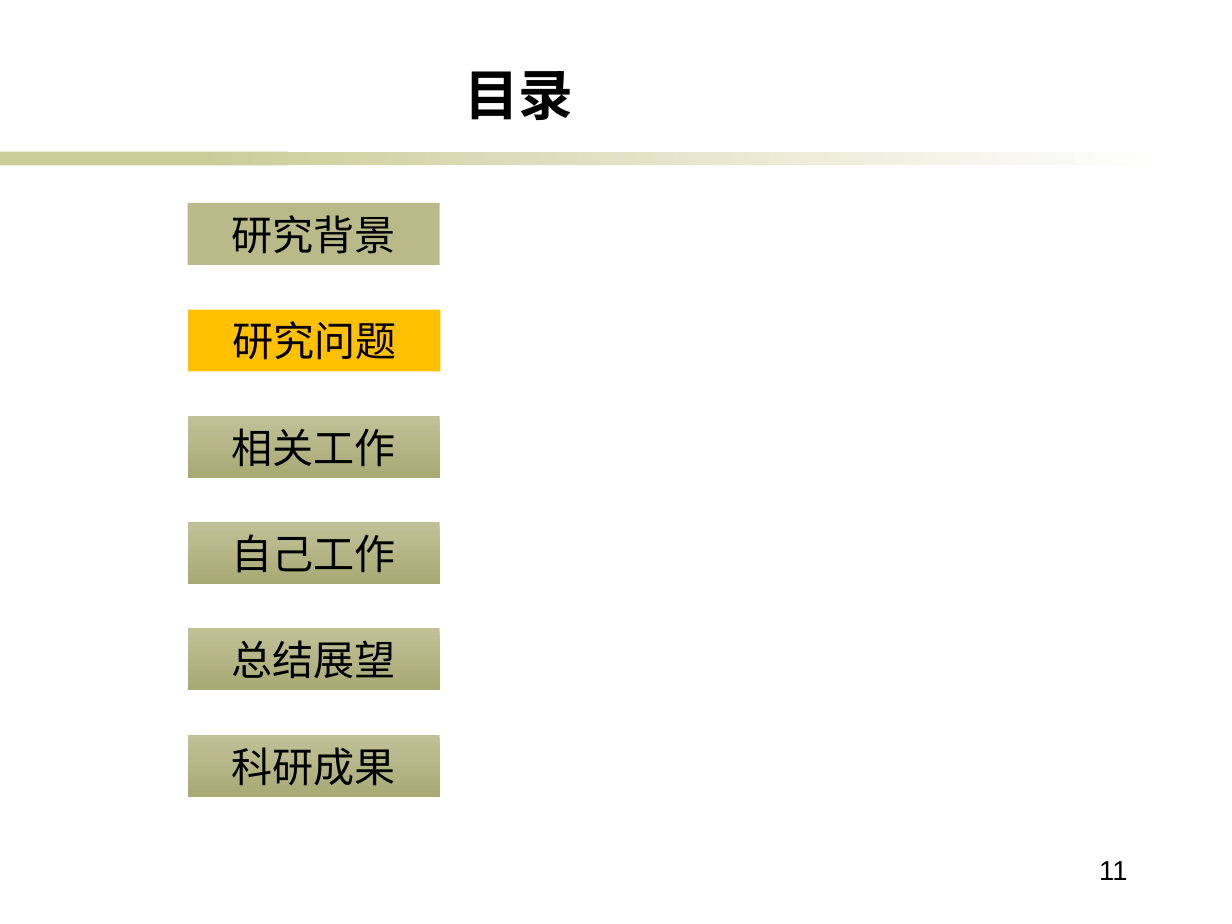
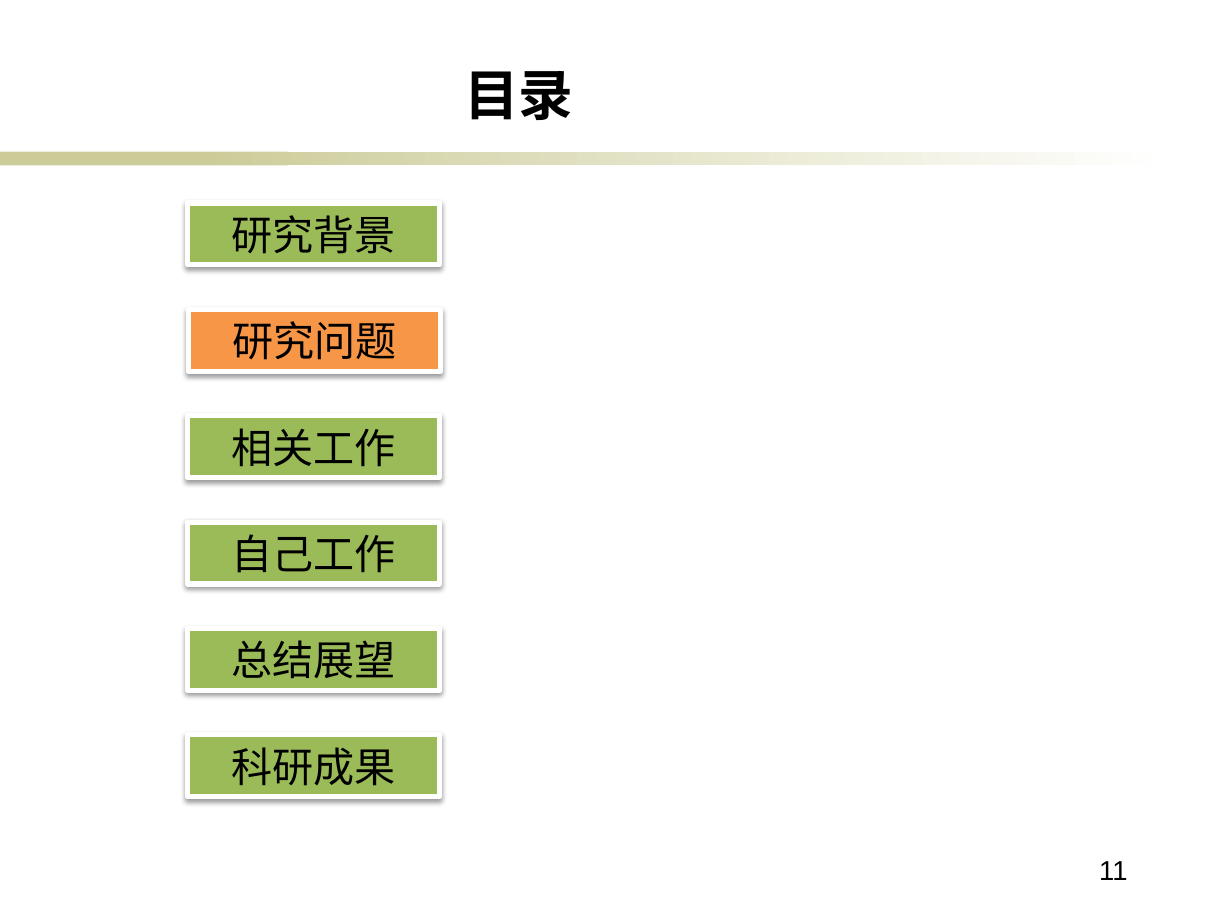
Before and after one commit to ericsonyc/paper, a slide deck: slide 11 of 毕业答辩.pptx. Drawn at 1232x924 pixels with LibreOffice and Linux fonts; fonts in the diff are those of the drawing; background and template pictures are left out. Boxes give left, top, right and bottom in pixels: in the first picture for what was removed or moved away, otherwise in the second. Text is boxed around its words. In the diff, an @@ line names an element or a change of style, - is before the commit and + after.

```diff
--- a/毕业答辩.pptx
+++ b/毕业答辩.pptx
@@ rectangle "研究背景" at [187, 203, 440, 265]: fill #B9B98A to #9BBB59; outline none to #FFFFFF 3 pt; shadow on @@
@@ rectangle "研究问题" at [188, 309, 441, 371]: fill #FFC000 to #F79646; outline none to #FFFFFF 3 pt; shadow on @@
@@ fill gradient #C1C198 to #A9A975 to #9BBB59; outline none to #FFFFFF 3 pt; shadow on in 4 elements at [187, 416, 440, 478], [187, 522, 440, 584], [187, 628, 440, 690], [187, 734, 440, 796] @@
```
Also in this commit, not shown: 9 other slides changed, 1 slide added.
